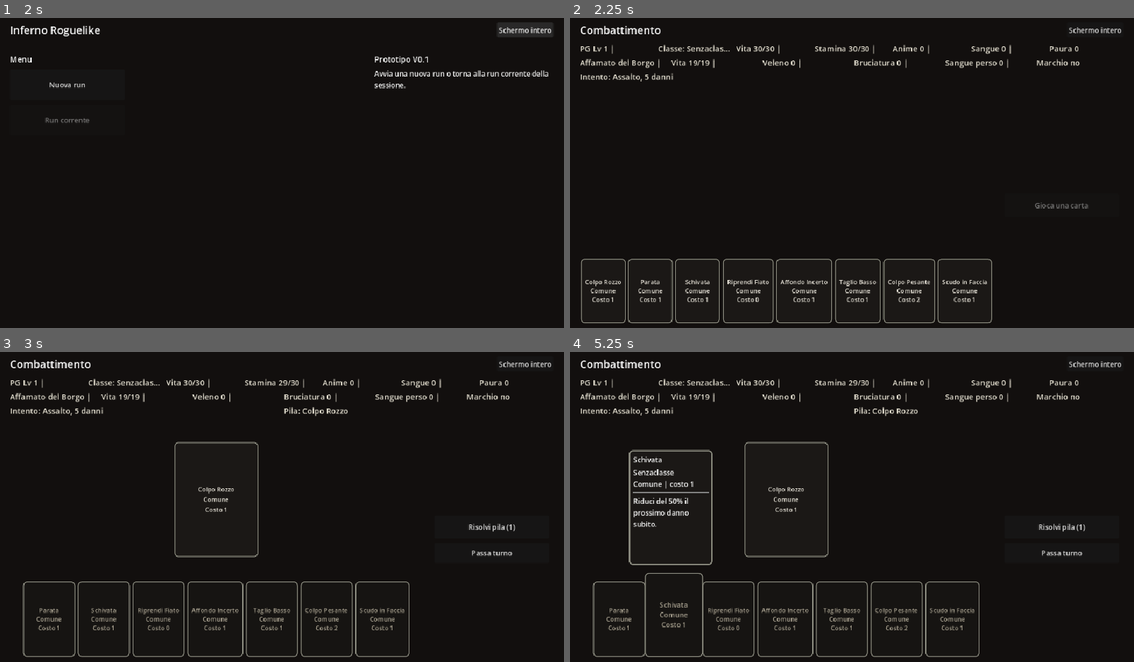
Above: before the commit, frames 1-4 (two rows, left to right).
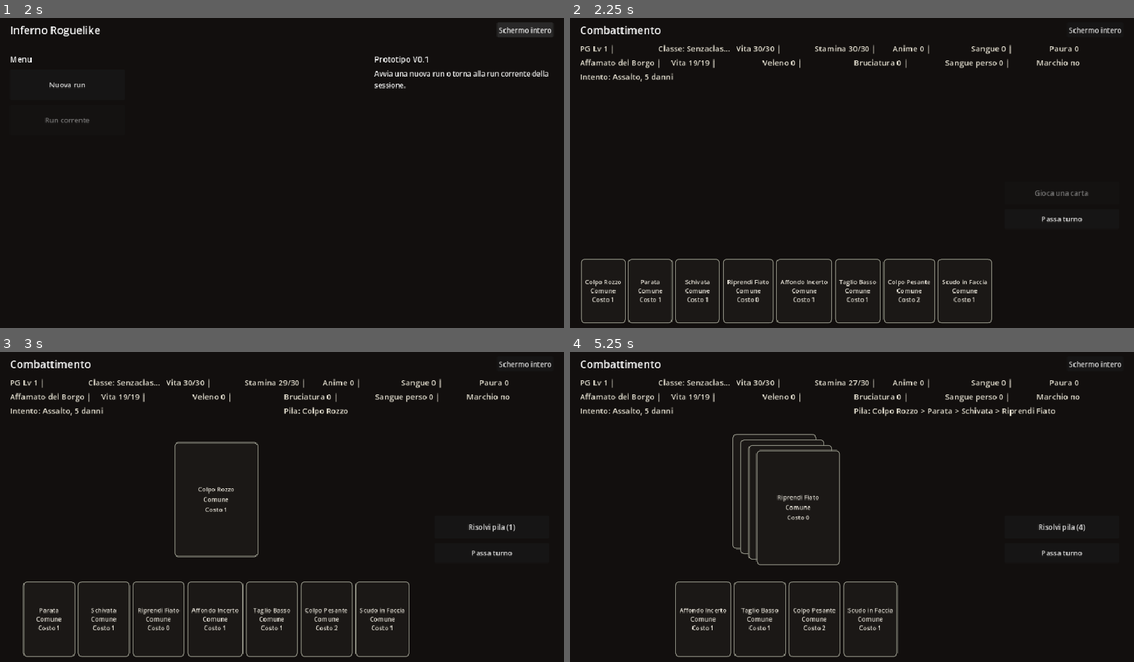
Above: after the commit, the same moments.

Repository: Chivas1504/Gioco
Game: Godot game, scene res://scenes/main.tscn
Same seed, same stepped clock (60 frames per second), same inputs: the game is played once before the commit and once after it.
Inputs (mouse positions are in pixels of both pictures, inside the frame that each line leads up to):
- Up to frame 1 (2 s): click "Schermo intero" at 0.5 s; click "Finestra" at 1.25 s
- Up to frame 2 (2.25 s): click "Nuova run" at 2 s
- Up to frame 3 (3 s): click "Colpo Rozzo Comune Costo 1" at 2.75 s
- Up to frame 4 (5.25 s): click (620, 618) at 3.5 s, where only the run after the commit has a clickable "Parata Comune Costo 1"; click (648, 618) at 4.25 s, where only the run after the commit has a clickable "Schivata Comune Costo 1"; click (671, 618) at 5 s, where only the run after the commit has a clickable "Riprendi Fiato Comune Costo 0"

Frame 1 is identical in both runs. In frame 2, 0.2% of the frame differs, in the area x 82-92%, y 55-67%; in frame 3, 0.7%; in frame 4, 5.5%, in the area x 4-91%, y 9-99%.

Commit message:
Rifinisci regole pila combat

Diff:
--- a/scripts/combat/combat_state.gd
+++ b/scripts/combat/combat_state.gd
@@ -123,8 +123,8 @@
 	if used_sorcerer_bonus:
 		used_class_bonuses.append(CardRules.CLASS_SORCERER)
 	var messages = ["Impili %s. Stamina -%d." % [card.get("name", card_id), cost]]
-	stack_turn_owner = "resolve"
-	messages.append("Scegli se risolvere la pila o passare il turno al nemico.")
+	stack_turn_owner = "player"
+	messages.append("Puoi impilare altre carte, risolvere la pila o passare il turno al nemico.")
 	return {
 		"ok": true,
 		"message": " ".join(messages),
@@ -142,7 +142,6 @@
 func can_pass_stack_turn() -> bool:
 	return (
 		not ended
-		and has_staged_cards()
 		and (stack_turn_owner == "player" or stack_turn_owner == "resolve")
 	)
 
@@ -593,6 +592,8 @@
 	incoming = ceili(float(incoming) * next_damage_multiplier)
 	run_state.health = max(0, run_state.health - incoming)
 	messages.append("La pila nemica infligge %d danni in un unico colpo, %d bloccati." % [incoming, blocked])
+	guard = 0
+	next_damage_multiplier = 1.0
 	_check_low_health_fear(messages)
 
 
